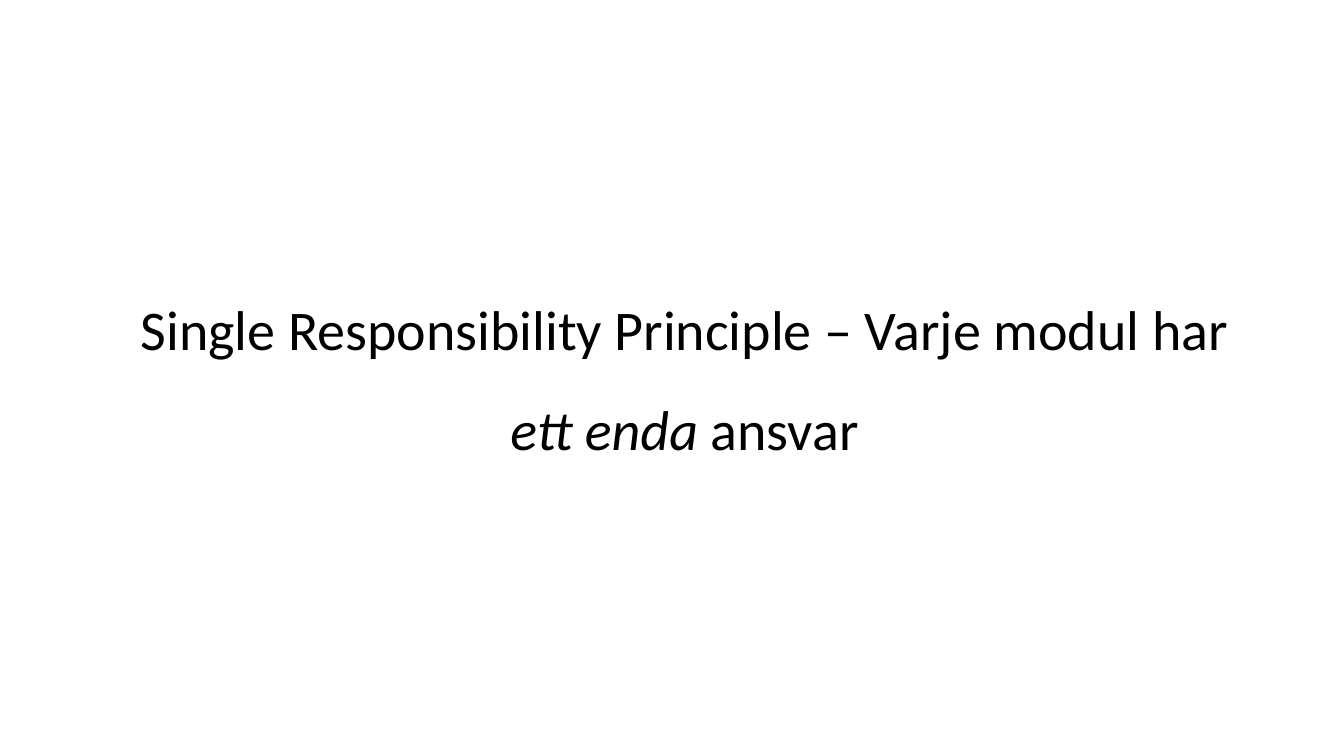
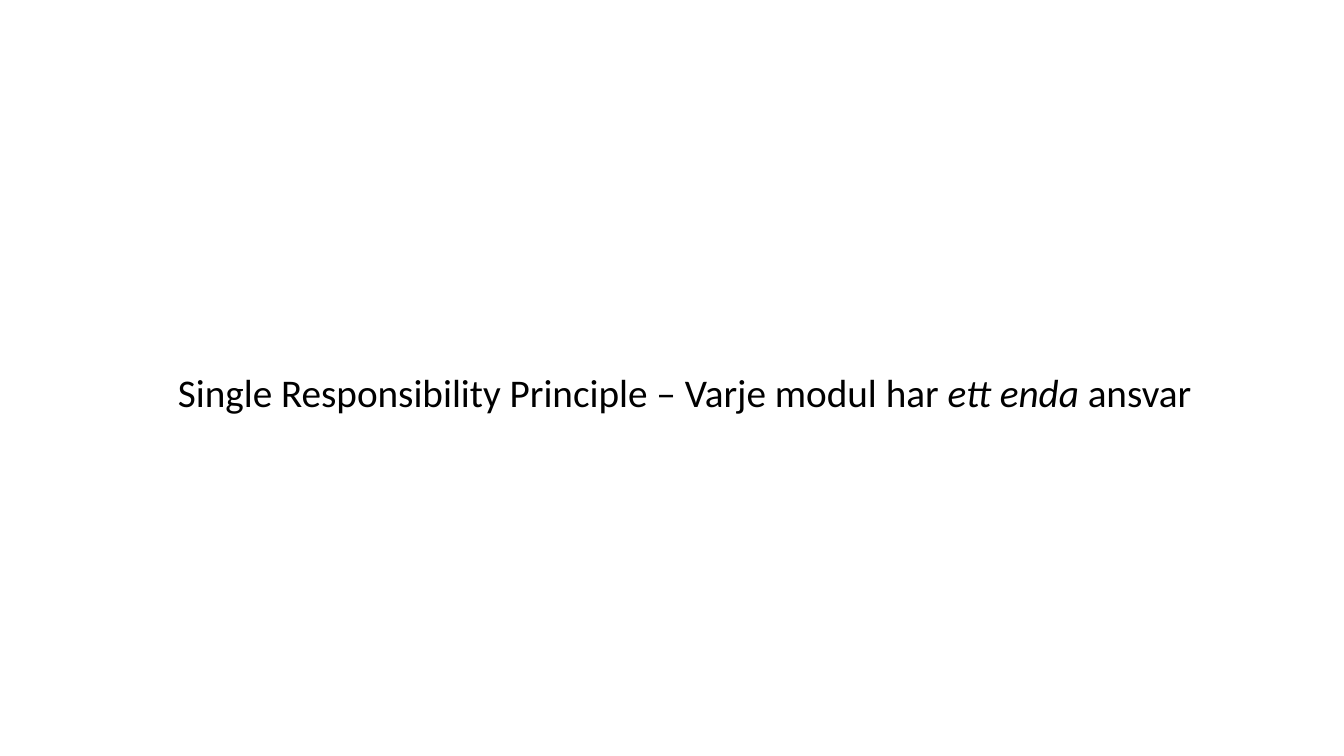
Before and after one commit to aludkiewicz/kodarskolan, a slide deck: slide 34 of Kodarskolan.pptx (slide 29 before the commit). Drawn at 1344x756 pixels with LibreOffice and Linux fonts; fonts in the diff are those of the drawing. Boxes give left, top, right and bottom in pixels: in the first picture for what was removed or moved away, otherwise in the second. Text is boxed around its words. In the diff, an @@ line names an element or a change of style, - is before the commit and + after.

```diff
--- a/Kodarskolan.pptx
+++ b/Kodarskolan.pptx
@@ text "Single Responsibility Principle – Varje ..." at (178,379,1192,414): size 40 to 28 pt @@
```
Also in this commit, not shown: 7 other slides changed, 10 slides added, 2 slides removed, 1 other file.
